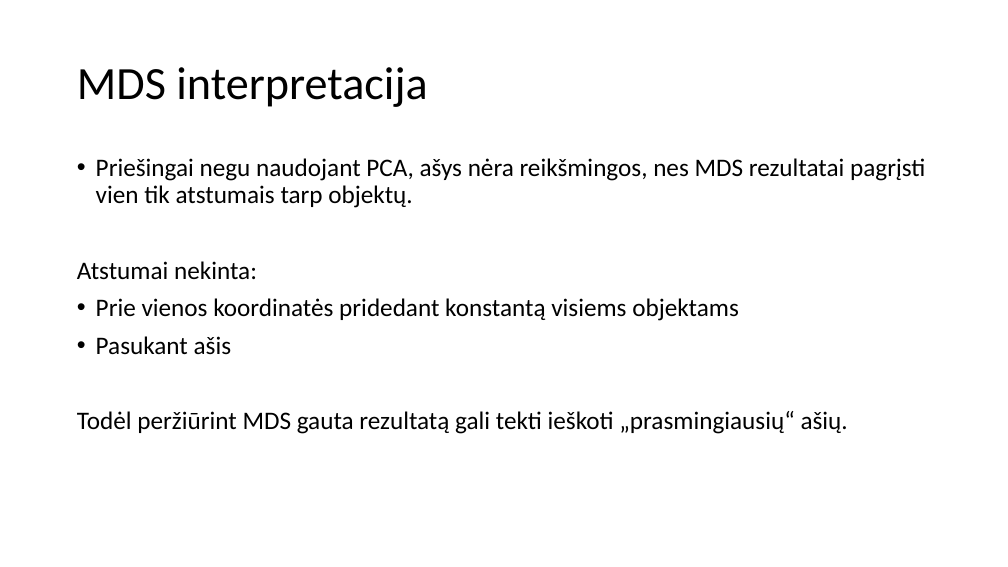
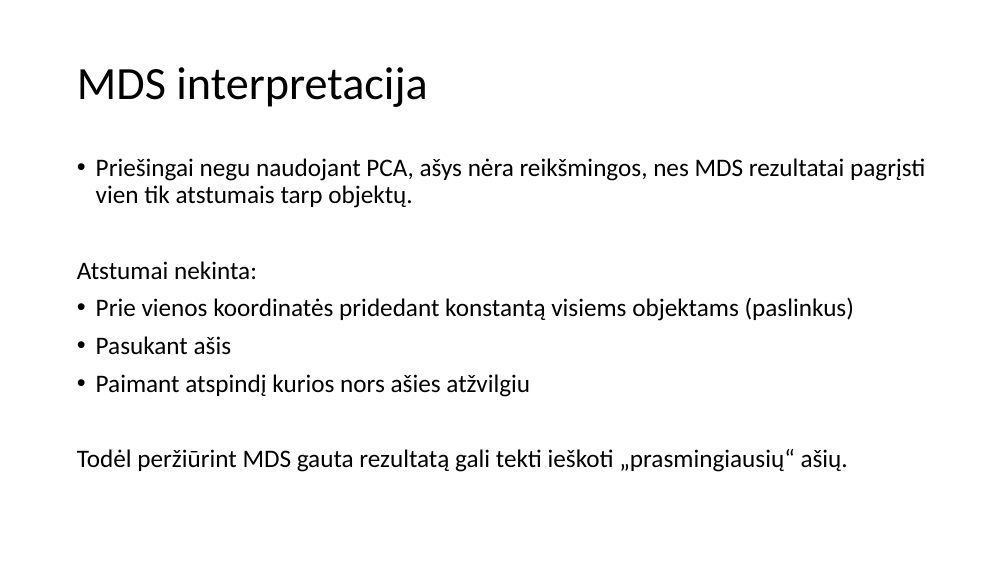
Before and after one commit to dovmar/PDVS, a slide deck: slide 27 of MDS/MDS_pristatymas.pptx. Drawn at 1008x567 pixels with LibreOffice and Linux fonts; fonts in the diff are those of the drawing. Boxes give left, top, right and bottom in pixels: in the first picture for what was removed or moved away, otherwise in the second. Text is boxed around its words. In the diff, an @@ line names an element or a change of style, - is before the commit and + after.

```diff
--- a/MDS/MDS_pristatymas.pptx
+++ b/MDS/MDS_pristatymas.pptx
@@ text at <box>96,297,854,321</box>: text changed @@
-• Prie vienos koordinatės pridedant konstantą visiems objektams
+• Prie vienos koordinatės pridedant konstantą visiems objektams (paslinkus)
@@ text at <box>96,374,530,397</box>: paragraph added @@
+• Paimant atspindį kurios nors ašies atžvilgiu
```
Also in this commit, not shown: 10 other slides changed, 3 other files.
